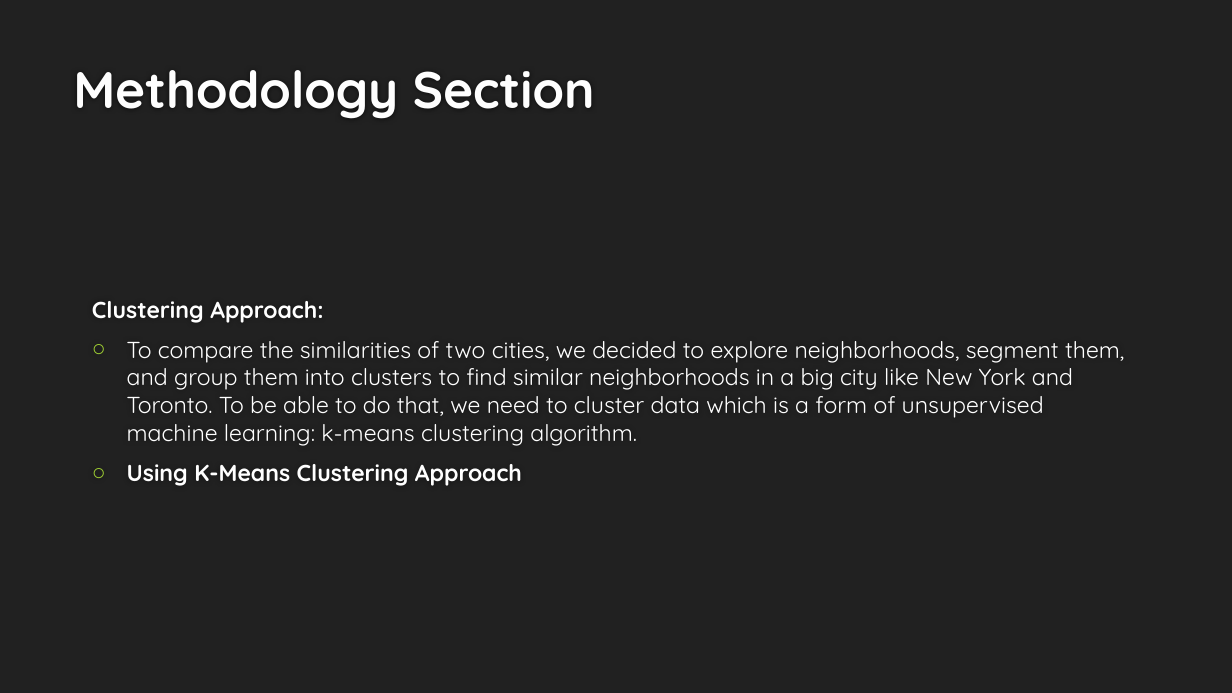
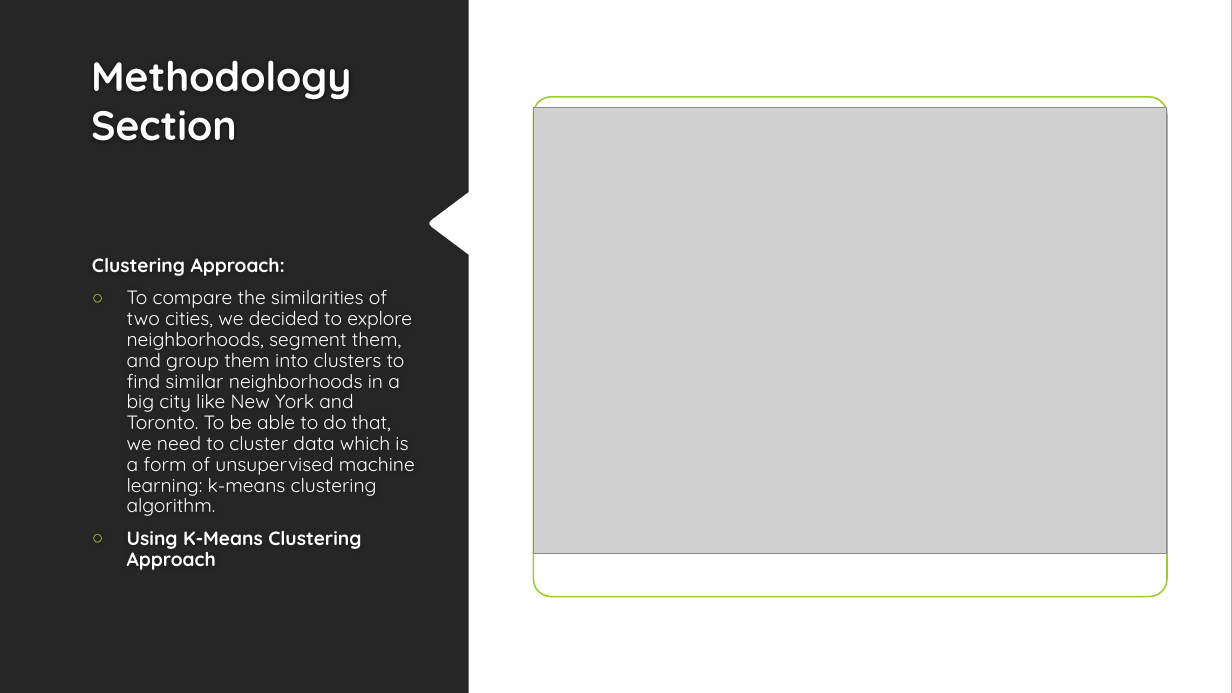
Before and after one commit to hmehta675/Coursera_Capstone, a slide deck: slide 5 of Week 5/The Battle of Neighborhoods.pptx. Drawn at 1232x693 pixels with LibreOffice and Linux fonts; fonts in the diff are those of the drawing; grey boxes stand for pictures; background and template pictures are left out. Boxes give left, top, right and bottom in pixels: in the first picture for what was removed or moved away, otherwise in the second. Text is boxed around its words. In the diff, an @@ line names an element or a change of style, - is before the commit and + after.

```diff
--- a/Week 5/The Battle of Neighborhoods.pptx
+++ b/Week 5/The Battle of Neighborhoods.pptx
@@ rectangle added at (x1=0, y1=0, x2=1232, y2=693), fill #FFFFFF @@
@@ freeform shape added at (x1=0, y1=0, x2=469, y2=693), fill #262626 @@
@@ title "Methodology Section" moved from (x1=73, y1=70, x2=595, y2=119) to (x1=91, y1=60, x2=351, y2=141) @@
@@ title "Methodology Section" at (x1=91, y1=60, x2=351, y2=141): size 40 to 32 pt @@
@@ rounded rectangle added at (x1=533, y1=97, x2=1167, y2=597), fill #FFFFFF, outline #9ECD33 1.25 pt @@
@@ picture added at (x1=533, y1=107, x2=1167, y2=554) @@
@@ text "Clustering Approach:" moved from (x1=92, y1=301, x2=1124, y2=486) to (x1=92, y1=258, x2=415, y2=570) @@
@@ text "Clustering Approach:" at (x1=92, y1=258, x2=415, y2=570): size 18 to 15 pt; line spacing 1 to 0.9 @@
```
Also in this commit, not shown: 1 slide added.
